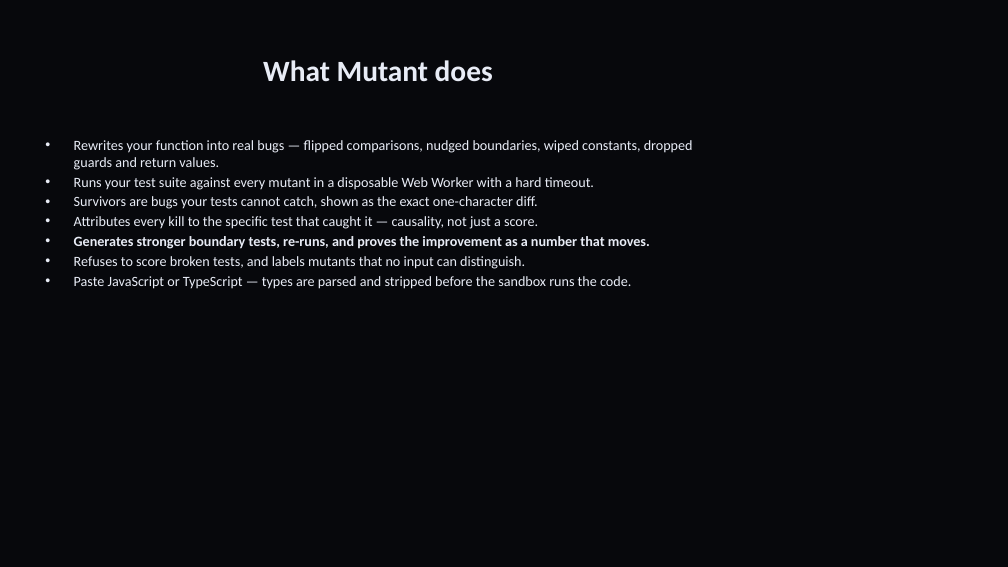
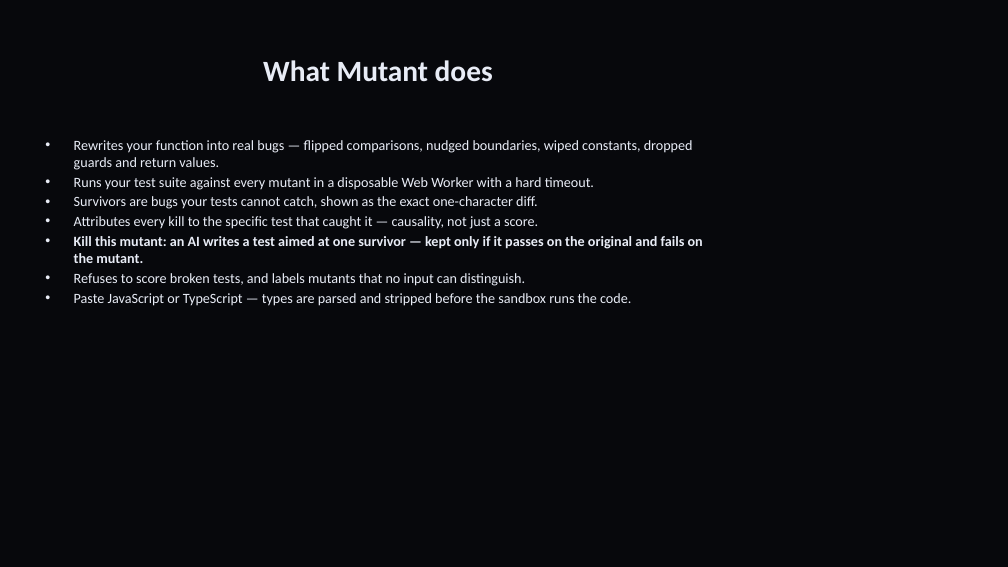
Before and after one commit to sgoel2be24-cyber/mutant, a slide deck: slide 3 of deck/Mutant-HackDevengers2.pptx. Drawn at 1008x567 pixels with LibreOffice and Linux fonts; fonts in the diff are those of the drawing. Boxes give left, top, right and bottom in pixels: in the first picture for what was removed or moved away, otherwise in the second. Text is boxed around its words. In the diff, an @@ line names an element or a change of style, - is before the commit and + after.

Commit message:
docs+deck: reframe around 'who checks AI-written tests?', surface the verified Kill-this-mutant loop, update demo steps and test counts (110)

```diff
--- a/deck/Mutant-HackDevengers2.pptx
+++ b/deck/Mutant-HackDevengers2.pptx
@@ text at <box>74,236,703,263</box>: text changed @@
-• Generates stronger boundary tests, re-runs, and proves the improvement as a number that moves.
+• Kill this mutant: an AI writes a test aimed at one survivor — kept only if it passes on the original and fails on the mutant.
```
Also in this commit, not shown: 6 other slides changed, 1 other file.
